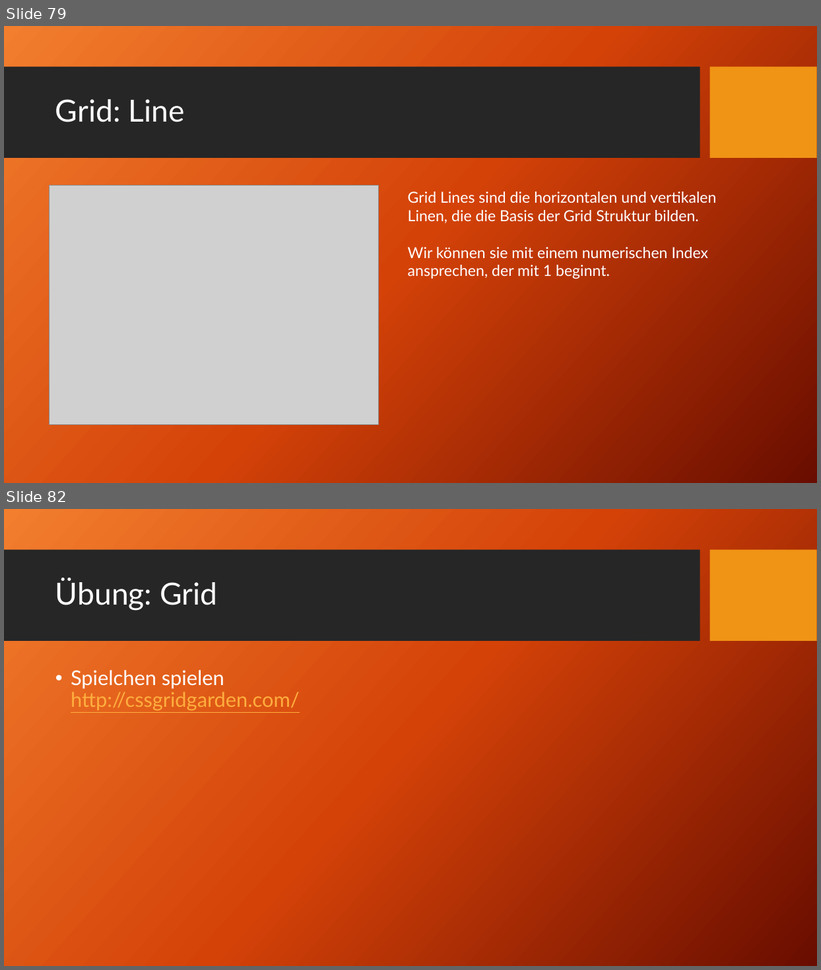
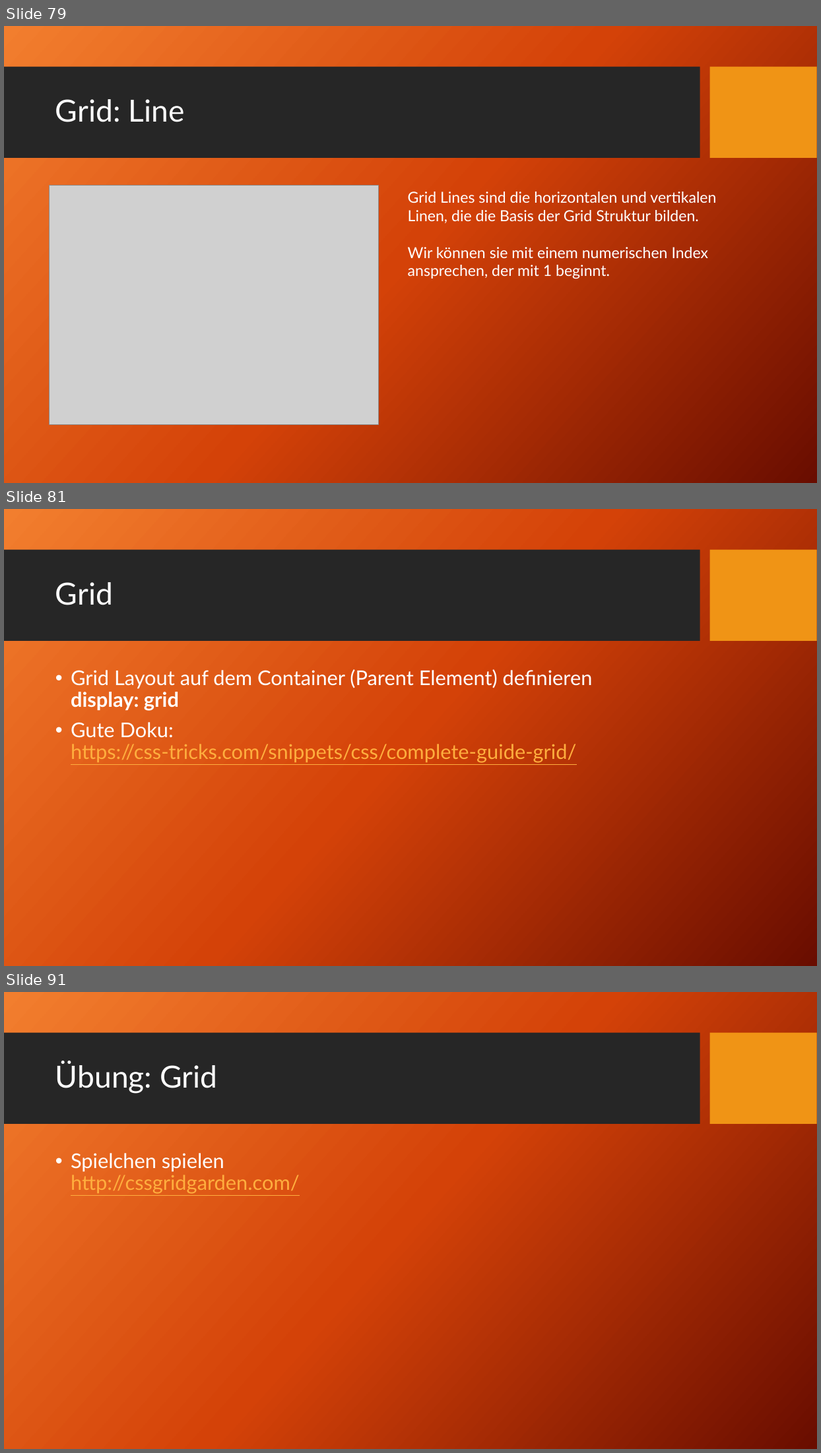
Before and after one commit to TomFrey/htmlCssBasicUebungen, a slide deck: html Schulung.pptx. Shown one above the other, each under a label of ours: slides 79 and 82 before the commit, slides 79, 81 and 91 after it; the slides between them are not shown. The pictures are 821x970 and 821x1453 pixels, drawn with LibreOffice and Linux fonts; fonts in the diff are those of the drawing; grey boxes stand for pictures; background and template pictures are left out. Boxes give left, top, right and bottom in pixels: in the first picture for what was removed or moved away, otherwise in the second. Text is boxed around its words. In the diff, an @@ line names an element or a change of style, - is before the commit and + after.

Commit message:
CSS Grid zur PP Präsentation hinzugefügt.

```diff
--- a/html Schulung.pptx
+++ b/html Schulung.pptx
@@ slide 81 added at <box>4,509,817,966</box>, background picture (left out); not listed: 2 template elements that a slide beside it also shows @@
@@ title added at <box>55,582,113,605</box>, 36 pt, text #FFFFFF @@
+Grid
@@ text added at <box>71,669,593,763</box>, 24 pt, text #FFFFFF @@
+• Grid Layout auf dem Container (Parent Element) definieren
+  display: grid
+• Gute Doku:
+  https://css-tricks.com/snippets/css/complete-guide-grid/
@@ what was slide 82 is now slide 91 @@
```
Also in this commit, not shown: 1 slide changed, 9 other slides added, 1 slide removed.
